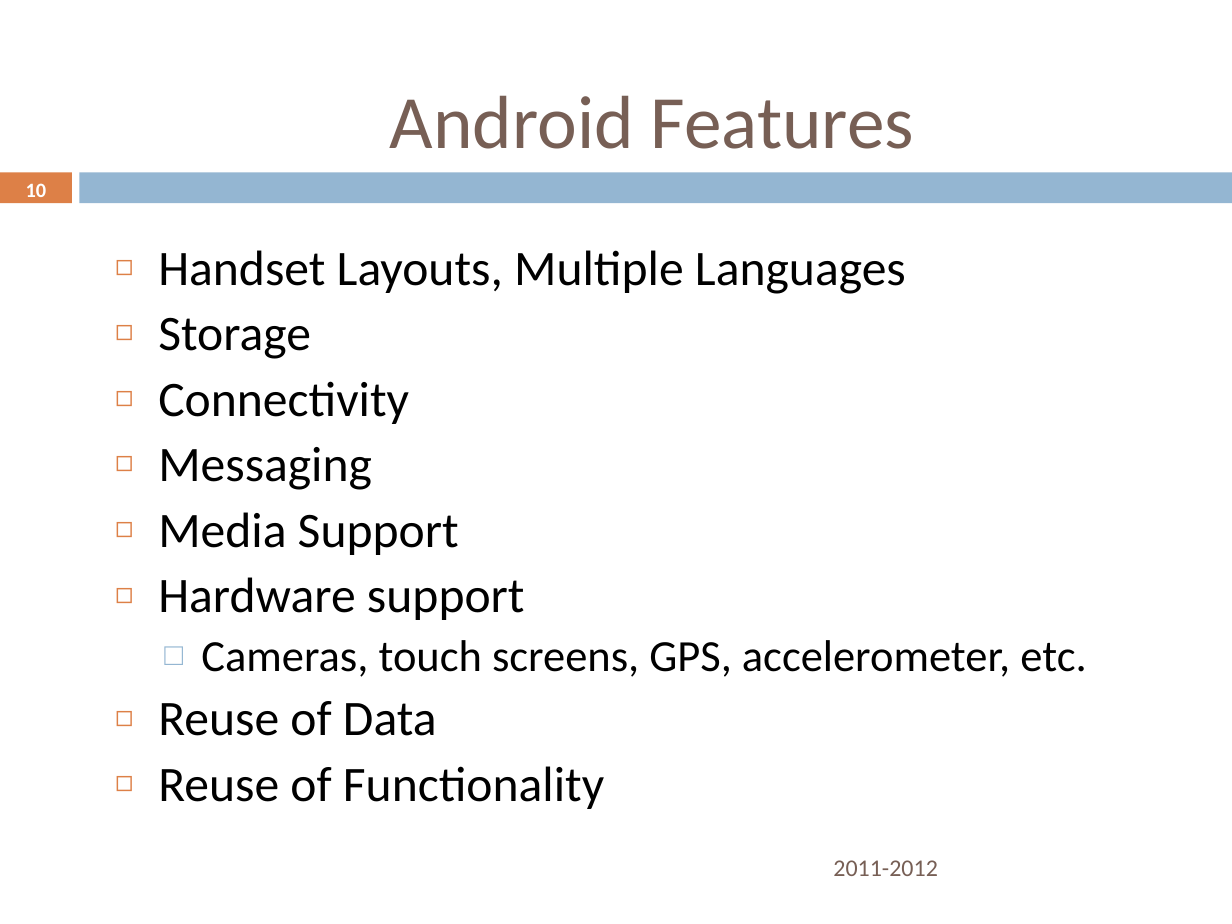
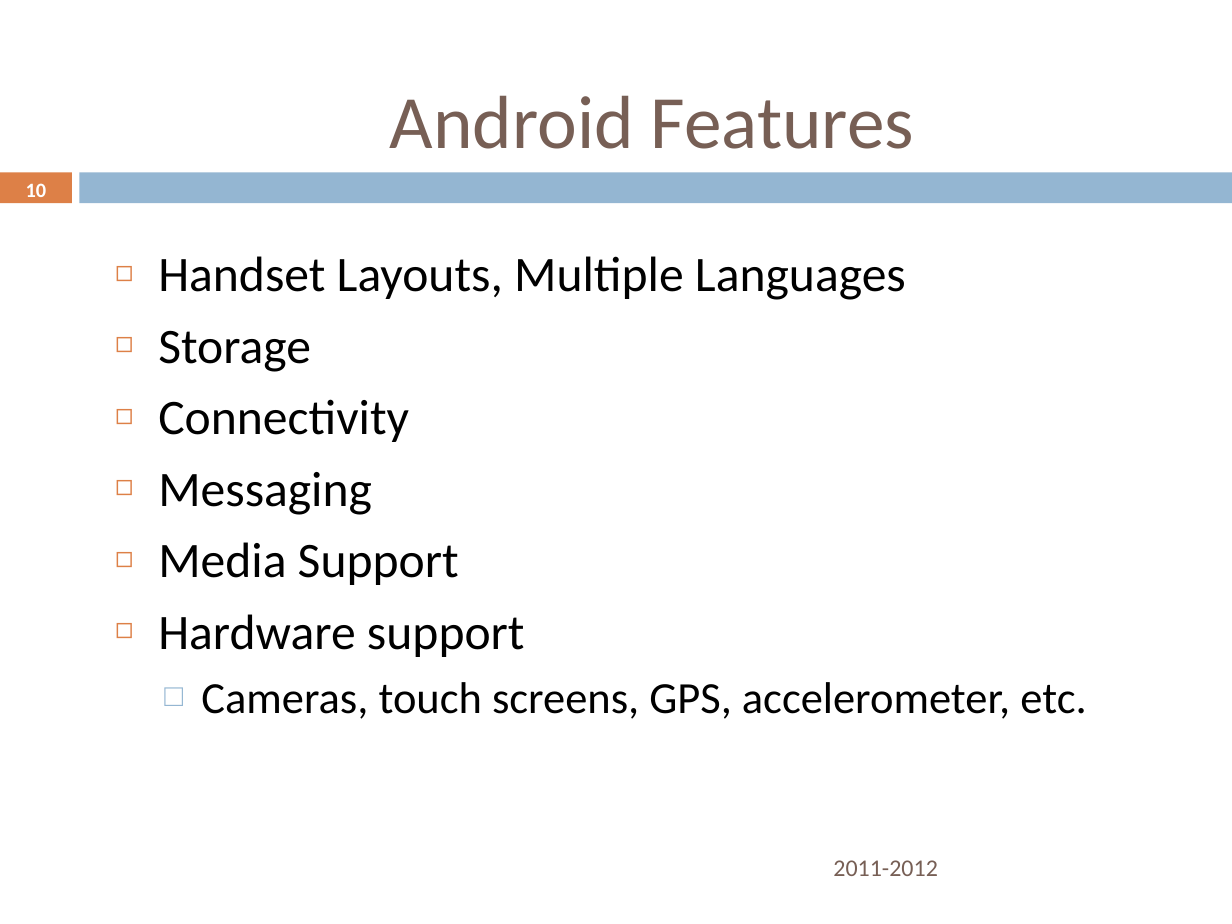
Before and after one commit to rominirani/Nitrodroid-2012-Android101-Workshop, a slide deck: slide 10 of presentation/AndroidDeveloper101Workshop-October6-Nitrodroid-2012-MindStormSoftware.pptx. Drawn at 1232x924 pixels with LibreOffice and Linux fonts; fonts in the diff are those of the drawing; background and template pictures are left out. Boxes give left, top, right and bottom in pixels: in the first picture for what was removed or moved away, otherwise in the second. Text is boxed around its words. In the diff, an @@ line names an element or a change of style, - is before the commit and + after.

```diff
--- a/presentation/AndroidDeveloper101Workshop-October6-Nitrodroid-2012-MindStormSoftware.pptx
+++ b/presentation/AndroidDeveloper101Workshop-October6-Nitrodroid-2012-MindStormSoftware.pptx
@@ text "Handset Layouts, Multiple Languages" at (158, 256, 1086, 719): line spacing 0.9 to 1 @@
@@ text at (158, 701, 604, 809): paragraphs removed @@
-◻ Reuse of Data
-◻ Reuse of Functionality
```
Also in this commit, not shown: 5 other slides changed, 13 slides removed, 1 other file.
